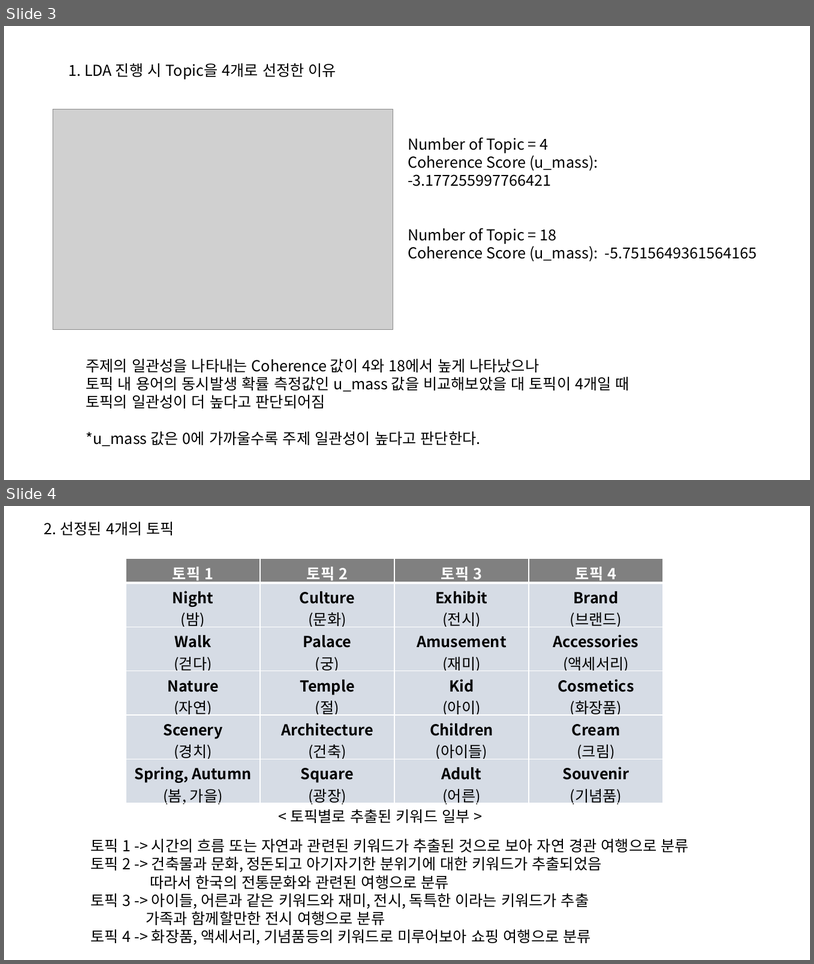
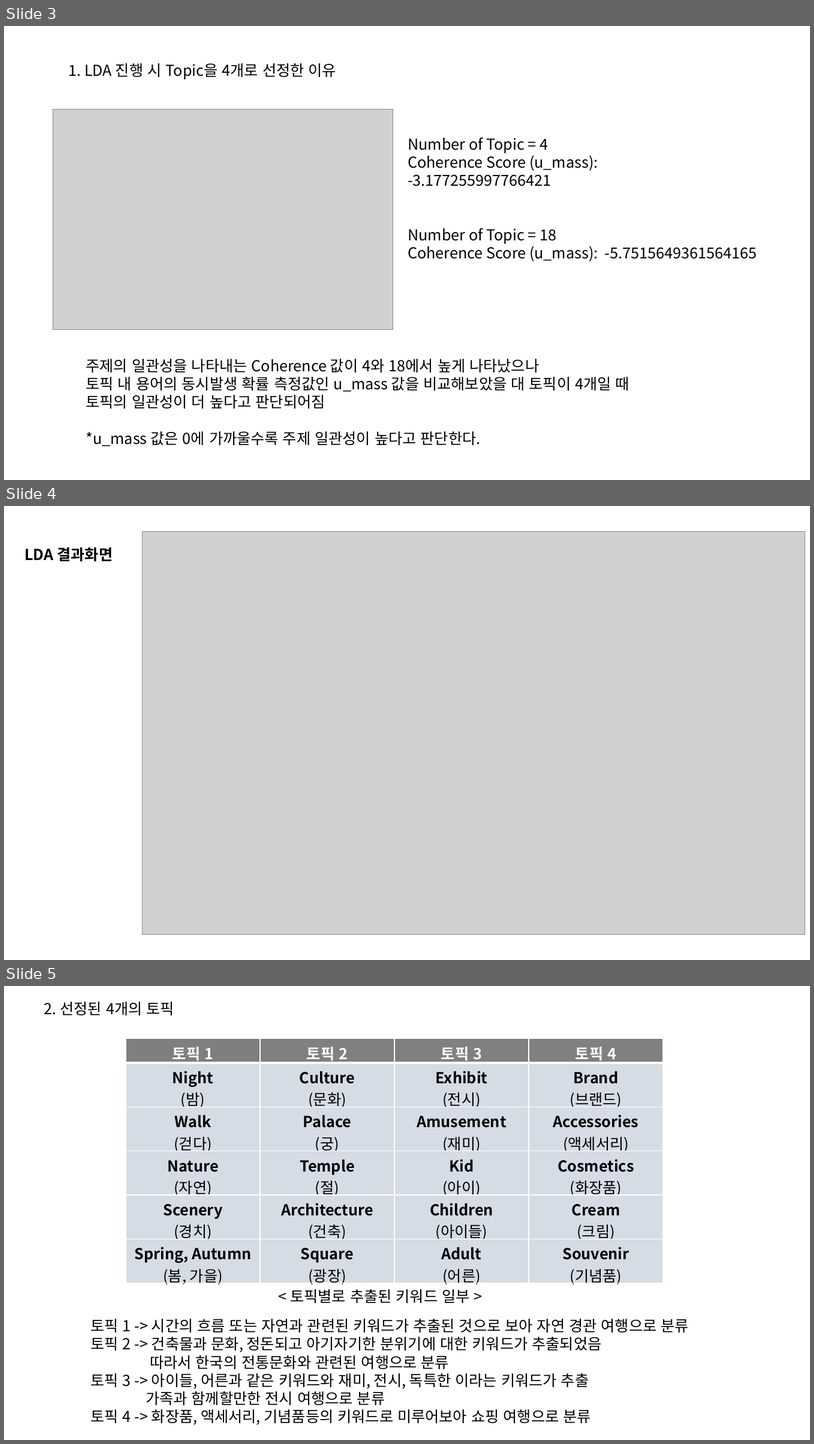
Before and after one commit to hyejeong14/2022_-_5-, a slide deck: HyeJeong/Final File/발표자료.pptx. Shown one above the other, each under a label of ours: slides 3 and 4 before the commit, slides 3, 4 and 5 after it. The pictures are 814x964 and 814x1444 pixels, drawn with LibreOffice and Linux fonts; fonts in the diff are those of the drawing; grey boxes stand for pictures. Boxes give left, top, right and bottom in pixels: in the first picture for what was removed or moved away, otherwise in the second. Text is boxed around its words. In the diff, an @@ line names an element or a change of style, - is before the commit and + after.

```diff
--- a/HyeJeong/Final File/발표자료.pptx
+++ b/HyeJeong/Final File/발표자료.pptx
@@ slide 4 added at [4, 506, 810, 960], background #FFFFFF @@
@@ picture added at [143, 531, 806, 934] @@
@@ text added at [24, 547, 113, 562], 18 pt, text #000000, bold @@
+LDA 결과화면
@@ what was slide 4 is now slide 5 @@
```
Also in this commit, not shown: 2 slides changed.
